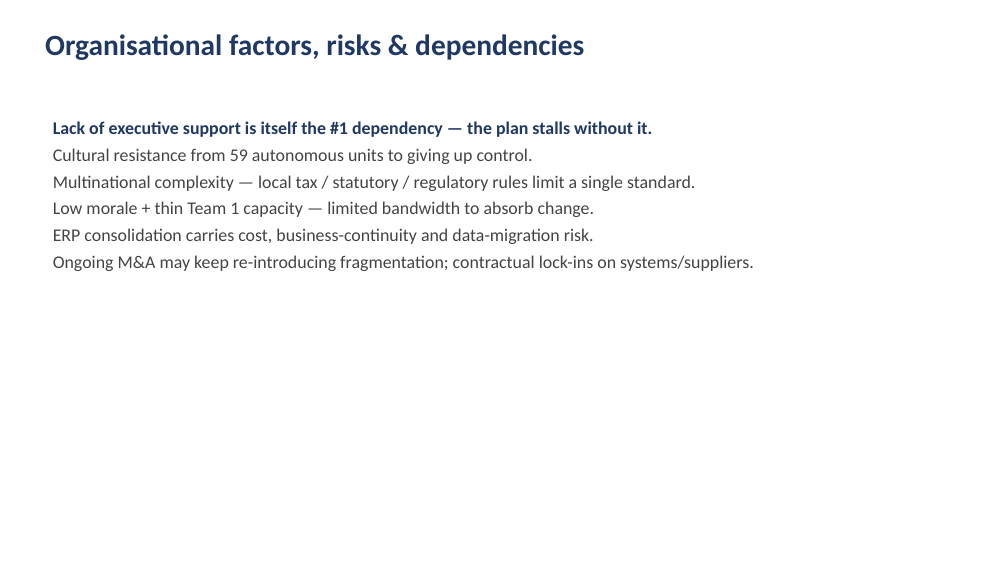
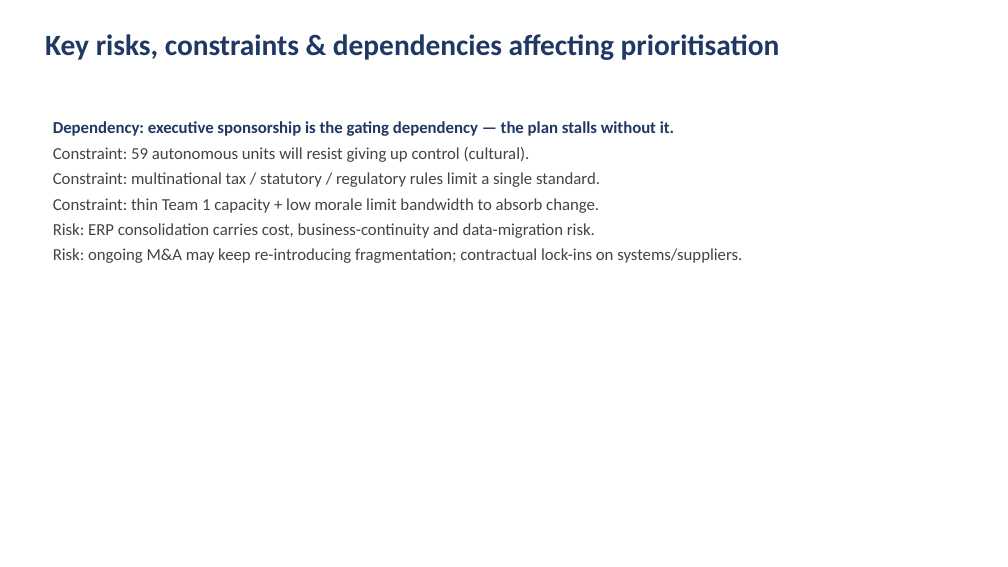
Before and after one commit to DAVIDEJI20/-irri-website, a slide deck: slide 10 of NextTech_Procurement_Analysis.pptx (slide 9 before the commit). Drawn at 1008x567 pixels with LibreOffice and Linux fonts; fonts in the diff are those of the drawing. Boxes give left, top, right and bottom in pixels: in the first picture for what was removed or moved away, otherwise in the second. Text is boxed around its words. In the diff, an @@ line names an element or a change of style, - is before the commit and + after.

```diff
--- a/NextTech_Procurement_Analysis.pptx
+++ b/NextTech_Procurement_Analysis.pptx
@@ text at (x1=45, y1=34, x2=780, y2=60): text changed @@
-Organisational factors, risks & dependencies
+Key risks, constraints & dependencies affecting prioritisation
@@ text at (x1=53, y1=121, x2=742, y2=263): text changed; size 17 to 16 pt @@
-Lack of executive support is itself the #1 dependency — the plan stalls without it.
-Cultural resistance from 59 autonomous units to giving up control.
-Multinational complexity — local tax / statutory / regulatory rules limit a single standard.
-Low morale + thin Team 1 capacity — limited bandwidth to absorb change.
-ERP consolidation carries cost, business-continuity and data-migration risk.
-Ongoing M&A may keep re-introducing fragmentation; contractual lock-ins on systems/suppliers.
+Dependency: executive sponsorship is the gating dependency — the plan stalls without it.
+Constraint: 59 autonomous units will resist giving up control (cultural).
+Constraint: multinational tax / statutory / regulatory rules limit a single standard.
+Constraint: thin Team 1 capacity + low morale limit bandwidth to absorb change.
+Risk: ERP consolidation carries cost, business-continuity and data-migration risk.
+Risk: ongoing M&A may keep re-introducing fragmentation; contractual lock-ins on systems/suppliers.
```
Also in this commit, not shown: 1 slide added, 1 slide removed, 1 other file.
